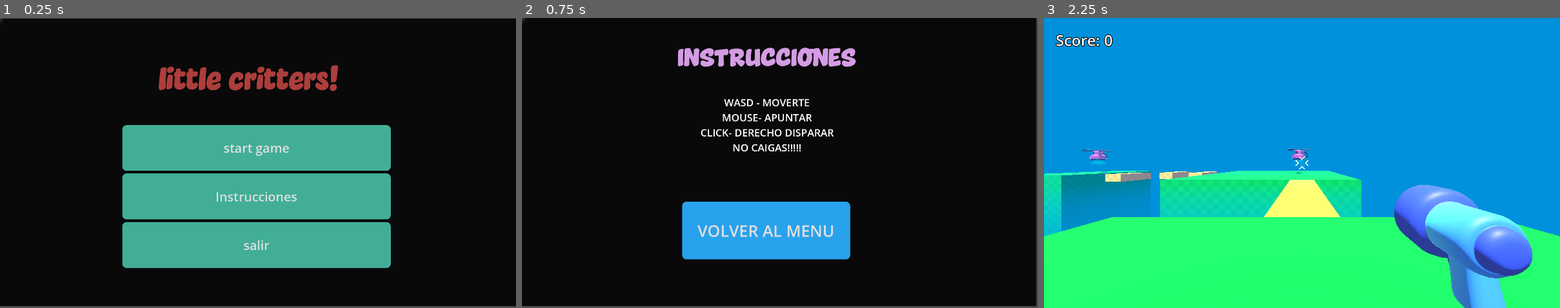
Above: before the commit, frames 1-3 (left to right).
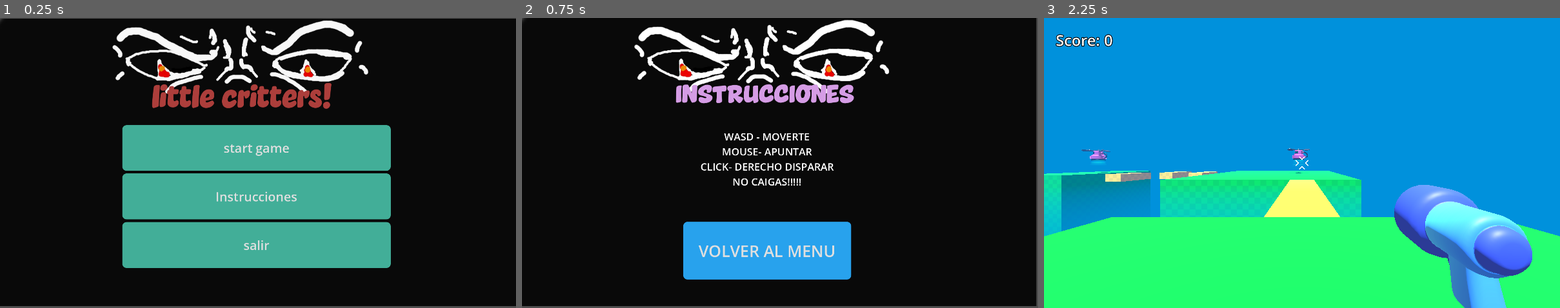
Above: after the commit, the same moments.

Repository: CosmicFabri/Requiem-Game
Game: Godot game, scene res://main_menu.tscn
Two runs of this game, one before a commit and one after it. Both use one fixed random seed, a clock stepped at 60 frames per second and the inputs below.
Inputs:
- Up to frame 1 (0.25 s): no input
- Up to frame 2 (0.75 s): click "Instrucciones" at 0.5 s
- Up to frame 3 (2.25 s): click "VOLVER AL MENU" at 1.25 s; click "start game" at 2 s

The runs differ from the first frame. In frame 1, 5.9% of the frame differs, in the area x 21-72%, y 0-32%; in frame 2, 13%, in the area x 21-72%, y 0-91%; in frame 3, nothing differs.

Commit message:
artwork
artwork

Diff:
--- a/instrucciones.tscn
+++ b/instrucciones.tscn
@@ -38,9 +38,9 @@
 [node name="Label" type="Label" parent="Panel"]
 layout_mode = 0
 offset_left = 617.0
-offset_top = 247.0
+offset_top = 374.0
 offset_right = 1207.0
-offset_bottom = 607.0
+offset_bottom = 734.0
 text = "WASD - MOVERTE
 MOUSE- APUNTAR
 CLICK- DERECHO DISPARAR
@@ -52,10 +52,10 @@
 
 [node name="Label2" type="Label" parent="Panel"]
 layout_mode = 0
-offset_left = 580.0
-offset_top = 25.0
-offset_right = 1244.0
-offset_bottom = 281.0
+offset_left = 573.0
+offset_top = 161.0
+offset_right = 1237.0
+offset_bottom = 417.0
 theme_override_colors/font_color = Color(0.83346766, 0.6131522, 0.89747834, 1)
 theme_override_fonts/font = ExtResource("3_54dmn")
 theme_override_font_sizes/font_size = 100
@@ -65,10 +65,10 @@
 
 [node name="Button" type="Button" parent="."]
 layout_mode = 0
-offset_left = 596.0
-offset_top = 684.0
-offset_right = 1221.0
-offset_bottom = 899.0
+offset_left = 600.0
+offset_top = 759.0
+offset_right = 1225.0
+offset_bottom = 974.0
 theme_override_font_sizes/font_size = 60
 theme_override_styles/normal = SubResource("StyleBoxFlat_4v5ej")
 theme_override_styles/normal_mirrored = SubResource("StyleBoxFlat_k606i")
--- a/main_menu.tscn
+++ b/main_menu.tscn
@@ -79,10 +79,10 @@
 anchor_top = 0.5
 anchor_right = 0.5
 anchor_bottom = 0.5
-offset_left = -254.5
-offset_top = -341.0
-offset_right = 291.5
-offset_bottom = -221.0
+offset_left = -341.5
+offset_top = -280.0
+offset_right = 328.5
+offset_bottom = -149.0
 grow_horizontal = 2
 grow_vertical = 2
 theme_override_colors/font_color = Color(0.6756499, 0.24170026, 0.23259535, 1)
Binary file changed: fondo.jpg
Not shown, changed: .DS_Store
